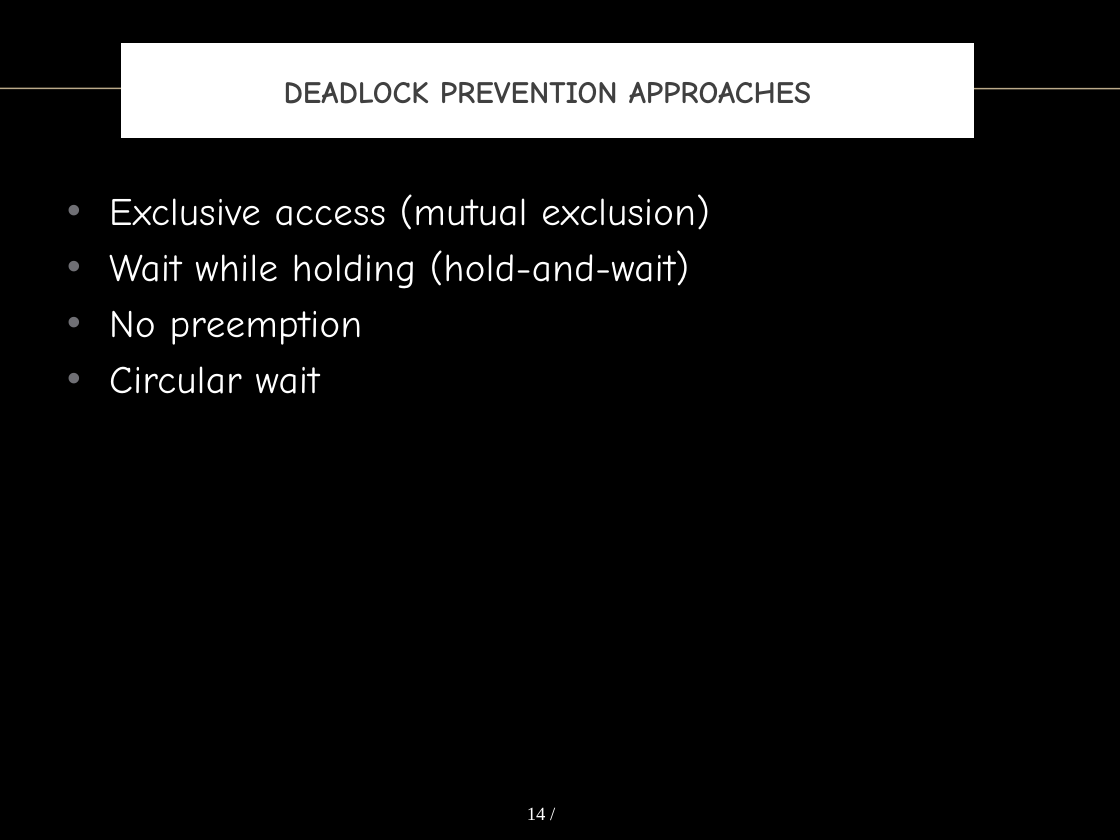
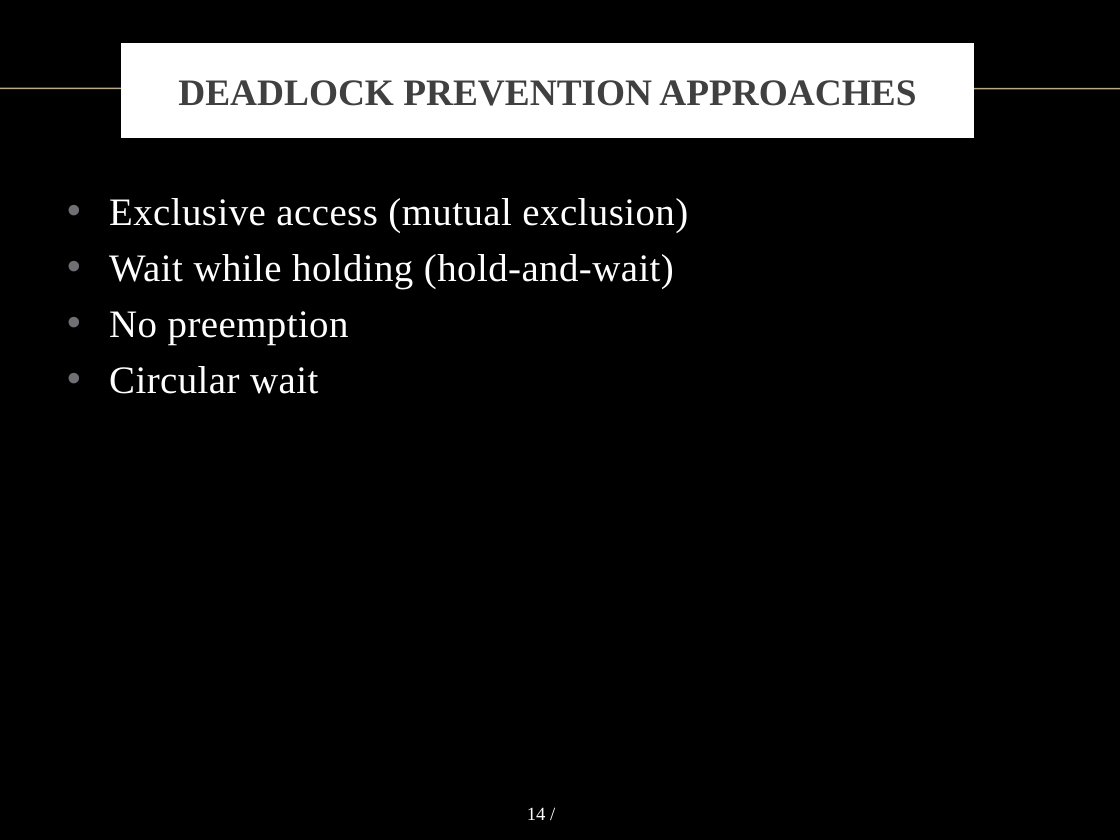
Before and after one commit to vong-srey/Paravantage, a slide deck: slide 14 of Presentation.pptx. Drawn at 1120x840 pixels with LibreOffice and Linux fonts; fonts in the diff are those of the drawing; background and template pictures are left out. Boxes give left, top, right and bottom in pixels: in the first picture for what was removed or moved away, otherwise in the second. Text is boxed around its words. In the diff, an @@ line names an element or a change of style, - is before the commit and + after.

```diff
--- a/Presentation.pptx
+++ b/Presentation.pptx
@@ title "DEADLOCK PREVENTION APPROACHES" at bbox=[125, 48, 970, 134]: size 20 to 24 pt, font Comic Neue to Times New Roman @@
@@ text "Exclusive access (mutual exclusion)" at bbox=[109, 198, 688, 394]: font Comic Neue to Times New Roman @@
```
Also in this commit, not shown: 9 other slides changed.
